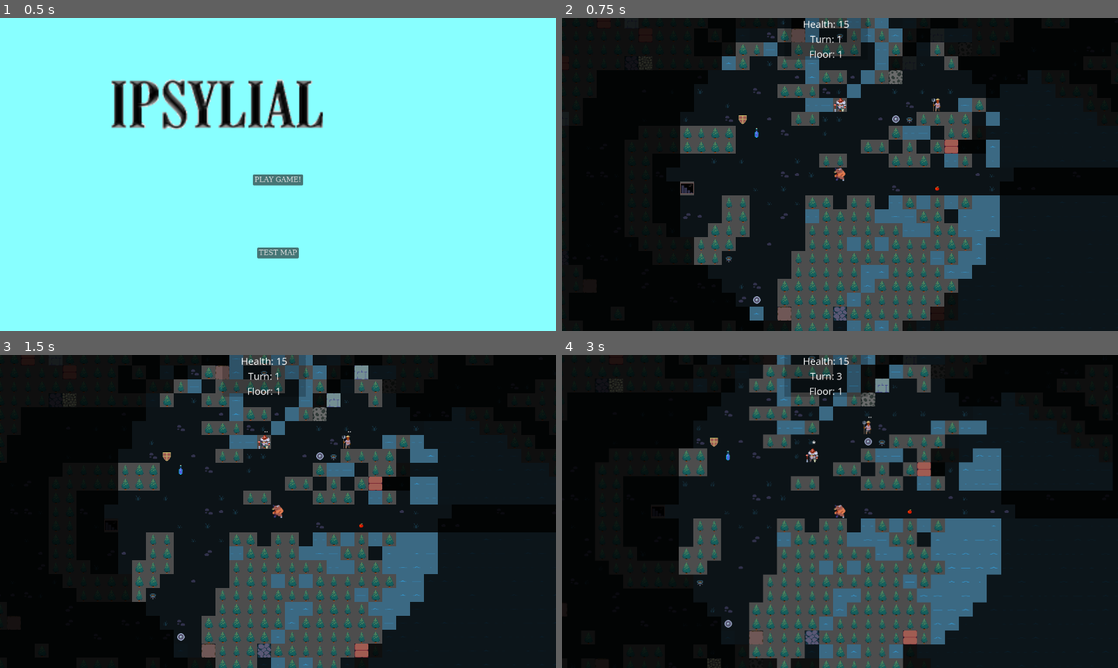
Above: before the commit, frames 1-4 (two rows, left to right).
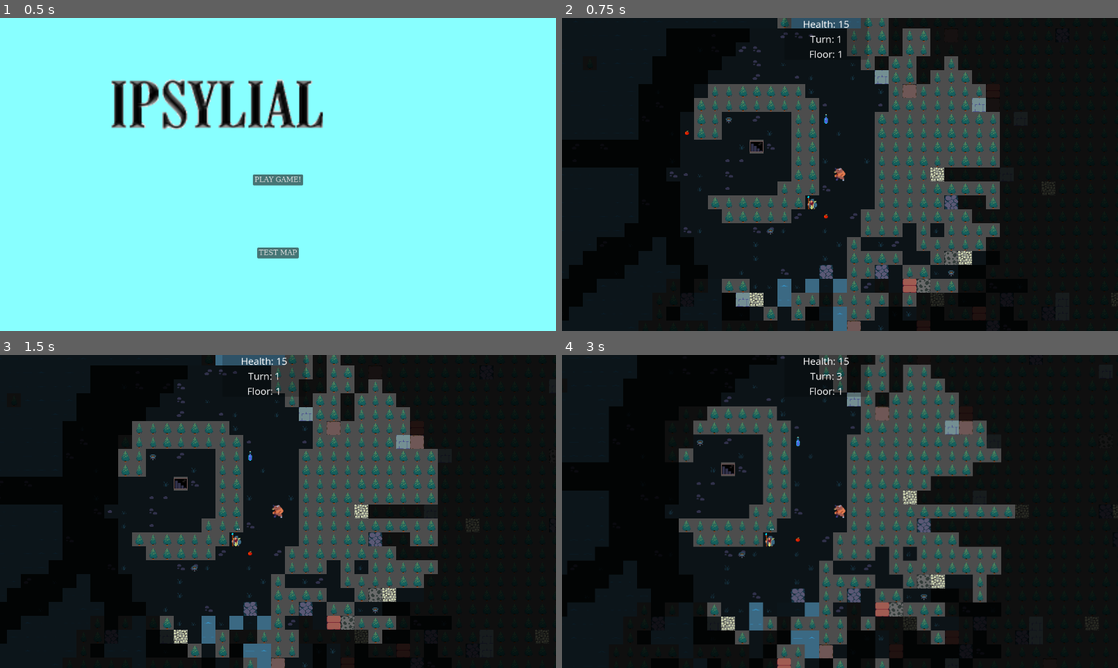
Above: after the commit, the same moments.

Repository: langel/ipsylial
Game: Godot game, scene res://scenes/main.tscn
Two runs of this game, one before a commit and one after it. Both use one fixed random seed, a clock stepped at 60 frames per second and the inputs below.
Inputs (mouse positions are in pixels of both pictures, inside the frame that each line leads up to):
- Up to frame 1 (0.5 s): no input
- Up to frame 2 (0.75 s): click "TEST MAP" at 0.5 s
- Up to frame 3 (1.5 s): tap Enter at 1.25 s; move the mouse to (400, 495) at 1.27 s; hold D (move_right) from 1.28 s (still down); tap Space (space) at 1.35 s
- Up to frame 4 (3 s): tap Space (space) at 2 s; move the mouse to (728, 527) at 2.02 s; release D (move_right) at 2.03 s; hold S (move_down) 2.03-2.78 s; tap Mouse wheel up (zoom_in) at 2.1 s; tap Enter at 2.75 s; move the mouse to (895, 442) at 2.77 s; hold D (move_right) from 2.78 s (still down); tap Mouse wheel down (zoom_out) at 2.85 s

Frame 1 is identical in both runs. In frame 2, 29% of the frame differs, in the area x 0-100%, y 0-100%; in frame 3, 30%; in frame 4, 31%.

Commit message:
update enemies and items per level

Diff:
--- a/scenes/game.gd
+++ b/scenes/game.gd
@@ -90,15 +90,59 @@
 		if pos_tile.type == Tile.types.stair_down:
 			GameState.depth += 1
 			GameState.map.load_level_grid_tiles(GameState.depth, ground_tile_map)
+			GameState.update_depth()
+			clear_scene_entities()
+			spawn_new_baddies()
+			spawn_new_items()
 		if pos_tile.type == Tile.types.stair_up:
 			GameState.depth -= 1
 			GameState.map.load_level_grid_tiles(GameState.depth, ground_tile_map)
+			GameState.update_depth()
+			clear_scene_entities()
+			spawn_new_baddies()
+			spawn_new_items()
 	# Check if the player stepped on an item
 	var found_item = get_item_at_position(destination)
 	if found_item:
 		handle_item_trigger(found_item)
 
 	GameState.end_turn()
+
+func spawn_new_items():
+	"""Clears and spawns items after switching levels."""
+	GameState.items.clear()  # Clear previous items list
+	GameState.items = GameState.new_items()  # Generate new items for this level
+
+	for item in GameState.items:
+		var item_instance = ITEM_SCENE.instantiate()
+		item_instance.position = item.grid_position * GameState.TILE_SIZE
+		set_item_animation(item_instance, item.type)  # Assign animation
+		entity_layer.add_child(item_instance)
+		item.scene = item_instance  # Track the scene instance for visibility updates
+
+func spawn_new_baddies():
+	"""Clears and spawns baddies after switching levels."""
+	GameState.baddies.clear()  # Clear the previous baddies list
+	GameState.baddies = GameState.new_baddies()  # Generate new baddies for this level
+
+	for baddy in GameState.baddies:
+		var baddy_instance = BADDY_SCENE.instantiate()
+		baddy_instance.update_baddy(baddy)
+		baddy_instance.position = baddy.grid_position * GameState.TILE_SIZE
+		entity_layer.add_child(baddy_instance)
+		baddy.scene = baddy_instance  # Track the scene instance for visibility updates
+
+
+
+
+func clear_scene_entities():
+	"""Removes all entities (except the player and floating labels) from the scene before refreshing."""
+	for child in entity_layer.get_children():
+		if child != player and not (child is Label):
+			child.queue_free()
+
+
+
 
 func get_item_at_position(position: Vector2) -> Item:
 	"""Returns the item at the given position, or null if none exists."""
--- a/scripts/game_state.gd
+++ b/scripts/game_state.gd
@@ -27,26 +27,31 @@
 var rng = load("res://scripts/rng.gd").new()
 
 var turn_active: bool = true
+var astar_maps: Array = []  # Array to store AStar2D for each depth
 
 func start_game() -> void:
-	"""Initializes the game and places the player on a traversable tile."""
+	"""Initializes the game and prepares pathfinding grids for all depths."""
 	depth = 0
 	hp = 15
 	player_damage = 1
 	map = Map.new()
 	map.set_depth(0)
-	build_pathfinding_grid()
+
+	astar_maps.clear()
+	for z in range(map.dungeon.size()):
+		astar_maps.append(build_pathfinding_grid(z))  # Build AStar for each level
+
 	baddies = new_baddies()
 	items = new_items()
 
 	# Find a valid player spawn position
 	player_position = get_random_traversable_position()
-	#player_position = Vector2(1,1)
 
 	# Connect death signals for all baddies
 	for baddy in baddies:
 		if not baddy.died.is_connected(_on_baddy_died):
 			baddy.died.connect(_on_baddy_died.bind(baddy))
+
 
 
 func get_random_traversable_position() -> Vector2:
@@ -85,22 +90,33 @@
 	return stair_down_positions
 
 
-func new_baddies():
+func new_baddies() -> Array[Baddy]:
+	"""Generates baddies efficiently by precomputing valid spawn locations first."""
 	var baddies: Array[Baddy] = []
 	var baddy_factory = BaddyFactory.new()
-	var num_baddies = 105 + rng_next_int()%10
-	for i in range(0,num_baddies):
-		var baddy: Baddy = baddy_factory.new_baddy(baddy_factory.get_random_baddy_type())
-		baddy.grid_position = Vector2(rng_next_int()%map.width,rng_next_int()%map.height)
+
+	# Gather all valid tiles once instead of random-checking multiple times
+	var valid_tiles = []
+	for x in range(map.width):
+		for y in range(map.height):
+			var pos = Vector2(x, y)
+			if is_tile_valid(pos) and map.tiles[x][y].traversable:
+				valid_tiles.append(pos)
+
+	if valid_tiles.is_empty():
+		print("Warning: No valid spawn locations for baddies!")
+		return baddies
+
+	# Spawn baddies in valid locations
+	var num_baddies = 10*depth + rng_next_int() % 10
+	for i in range(num_baddies):
+		var baddy_type = baddy_factory.get_random_baddy_type()
+		var baddy = baddy_factory.new_baddy(baddy_type)
+		baddy.grid_position = valid_tiles[rng_next_int() % valid_tiles.size()]
 		baddies.append(baddy)
-	for i in Baddy.BaddyType.values():
-		for j in range(0,25):
-			var baddy: Baddy = baddy_factory.new_baddy(i)
-			baddy.grid_position = Vector2(rng_next_int()%map.width,rng_next_int()%map.height)
-			baddies.append(baddy)
-
 
 	return baddies
+
 
 func new_items():
 	var items: Array[Item] = []
@@ -116,6 +132,19 @@
 			item.grid_position=pos
 			items.append(item)
 	return items
+func update_depth():
+	"""Changes level depth and switches to the appropriate pathfinding grid."""
+	astar = astar_maps[depth]  # Switch to the correct AStar2D instance
+	rebuild_level_state()  # Rebuild baddies and items for the new level
+
+func rebuild_level_state():
+	"""Rebuilds baddies and items when switching levels."""
+	baddies.clear()
+	items.clear()
+
+	baddies = new_baddies()
+	items = new_items()
+
 
 func roll_item(item_distribution):
 	var distribution_sum = 0
@@ -209,14 +238,16 @@
 	return pos.x >= 0 and pos.y >= 0 and pos.x < GameState.map.width and pos.y < GameState.map.height
 
 func get_ai_path(start: Vector2, end: Vector2) -> Array:
+	"""Returns the A* path from start to end using the correct pathfinding grid."""
+	var astar = astar_maps[depth]  # Get AStar for current depth
 	var start_id = get_astar_id(start)
 	var end_id = get_astar_id(end)
 
 	if astar.has_point(start_id) and astar.has_point(end_id):
-		var path = astar.get_point_path(start_id, end_id)
-		return path
+		return astar.get_point_path(start_id, end_id)
 
 	return []
+
 
 # pathfinding
 func baddy_can_move_here(baddy_pos):
@@ -248,26 +279,17 @@
 	return true
 
 
-func build_pathfinding_grid():
-	""" Builds the A* pathfinding grid and ensures all traversable tiles have a valid path to a `stair_down` tile. """
-	astar.clear()
-
-	# Find all `stair_down` tiles
-	var stair_down_positions: Array[Vector2] = []
+func build_pathfinding_grid(depth: int) -> AStar2D:
+	"""Builds and returns an AStar2D pathfinding grid for a specific level."""
+	var astar = AStar2D.new()
+
 	for x in range(map.width):
 		for y in range(map.height):
 			var tile_pos = Vector2i(x, y)
-			var tile = map.tiles[x][y]
-
-			if tile.type == Tile.types.stair_down:
-				stair_down_positions.append(tile_pos)
-
-			# Add walkable tiles to the pathfinding graph
-			if tile.traversable:
+			if map.tilemap[depth][x][y].traversable:
 				var id = get_astar_id(tile_pos)
 				astar.add_point(id, tile_pos)
 
-	# Connect neighboring tiles to form a graph
 	for x in range(map.width):
 		for y in range(map.height):
 			var tile_pos = Vector2i(x, y)
@@ -279,8 +301,8 @@
 					if astar.has_point(neighbor_id):
 						astar.connect_points(id, neighbor_id)
 
-	# Ensure all traversable tiles can reach at least one `stair_down` tile
-	validate_traversable_tiles(stair_down_positions)
+	return astar
+
 
 func validate_traversable_tiles(stair_down_positions: Array[Vector2]):
 	""" Marks any traversable tile as non-traversable if it has no valid path to a `stair_down` tile. """
@@ -310,14 +332,16 @@
 
 func is_path_valid(start: Vector2, end: Vector2) -> bool:
 	"""Checks if there's a valid path from start to end using A* pathfinding."""
+	var astar = astar_maps[depth]  # Use the correct AStar instance for the current depth
 	var start_id = get_astar_id(start)
 	var end_id = get_astar_id(end)
 
 	if astar.has_point(start_id) and astar.has_point(end_id):
 		var path = astar.get_point_path(start_id, end_id)
-		return path.size() > 1  # Valid if there's more than just the start tile
+		return path.size() > 1
 
 	return false
+
 
 
 
